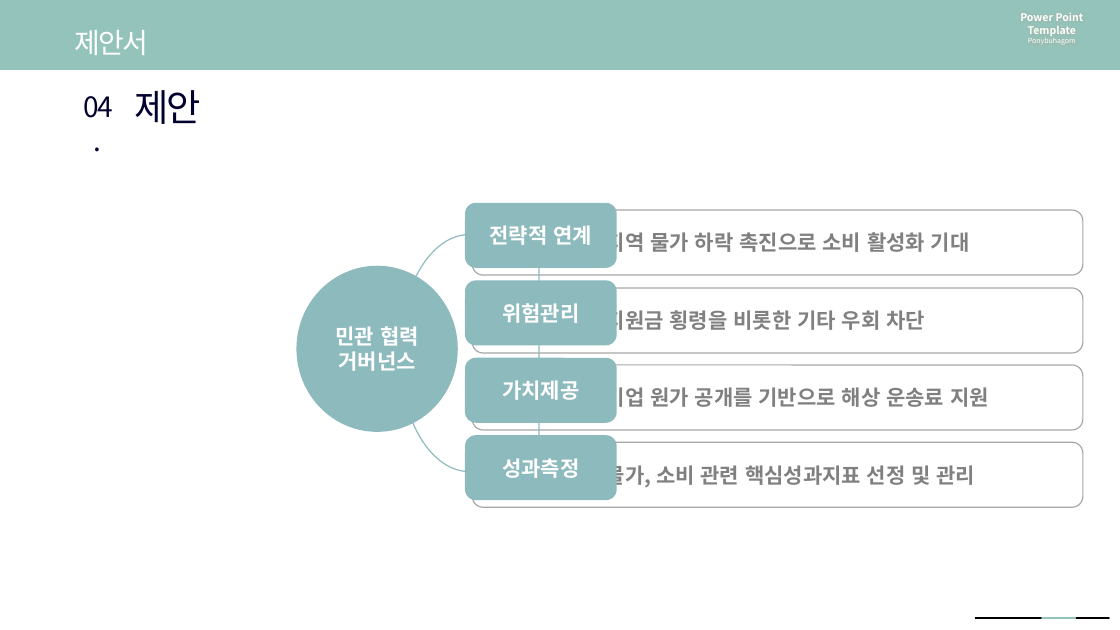
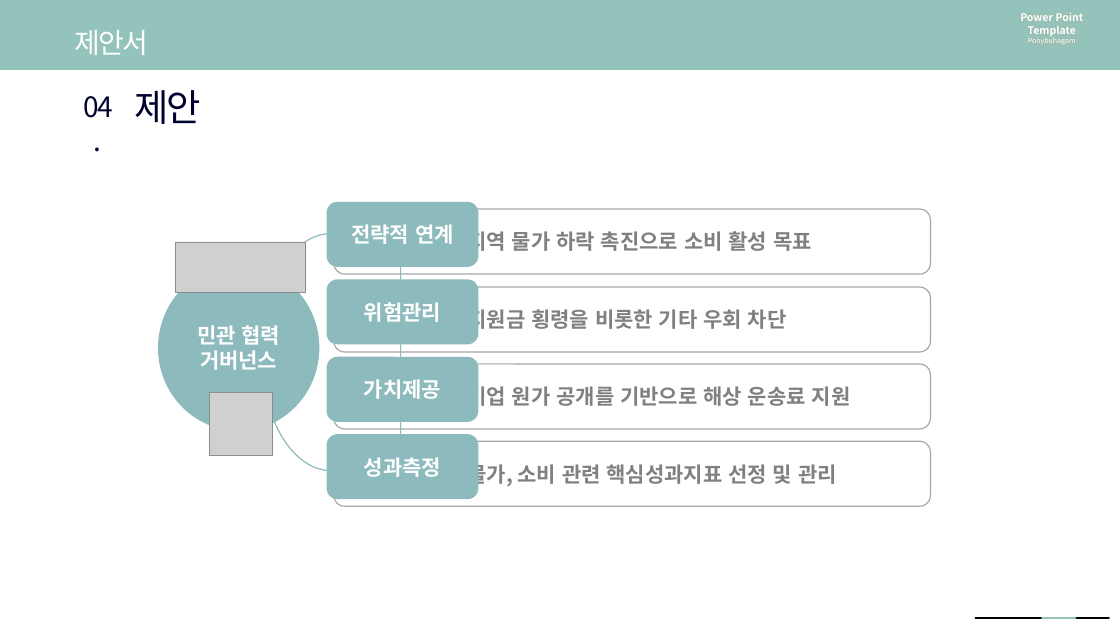
Before and after one commit to so-jeong0127/6-project, a slide deck: slide 3 of 6조_첨가중[신혁].pptx. Drawn at 1120x630 pixels with LibreOffice and Linux fonts; fonts in the diff are those of the drawing; grey boxes stand for pictures. Boxes give left, top, right and bottom in pixels: in the first picture for what was removed or moved away, otherwise in the second. Text is boxed around its words. In the diff, an @@ line names an element or a change of style, - is before the commit and + after.

```diff
--- a/6조_첨가중[신혁].pptx
+++ b/6조_첨가중[신혁].pptx
@@ rounded rectangle "지역 물가 하락 촉진으로 소비 ...": place and size @@
-rounded rectangle "지역 물가 하락 촉진으로 소비 ..." at (472,210,1083,275)
+rounded rectangle "지역 물가 하락 촉진으로 소비 ..." at (334,209,930,274)
@@ 4 rounded rectangles, 1 ellipse, 1 flow chart delay: place and size @@
-4 rounded rectangles, 1 ellipse, 1 flow chart delay at (297,202,618,500)
+4 rounded rectangles, 1 ellipse, 1 flow chart delay at (158,202,479,499)
@@ text in rounded rectangle at (467,229,812,255): text changed @@
-지역 물가 하락 촉진으로 소비 활성화 기대
+지역 물가 하락 촉진으로 소비 활성 목표
@@ picture added at (176,242,306,293) @@
@@ rounded rectangle "지원금 횡령을 비롯한 기타 우회 ...": place and size @@
-rounded rectangle "지원금 횡령을 비롯한 기타 우회 ..." at (472,288,1083,353)
+rounded rectangle "지원금 횡령을 비롯한 기타 우회 ..." at (334,287,930,352)
@@ rounded rectangle "기업 원가 공개를 기반으로 해상 ...": place and size @@
-rounded rectangle "기업 원가 공개를 기반으로 해상 ..." at (472,365,1083,430)
+rounded rectangle "기업 원가 공개를 기반으로 해상 ..." at (334,364,930,429)
@@ picture added at (209,393,272,456) @@
@@ rounded rectangle "물가, 소비 관련 핵심성과지표 선정 ...": place and size @@
-rounded rectangle "물가, 소비 관련 핵심성과지표 선정 ..." at (472,443,1083,507)
+rounded rectangle "물가, 소비 관련 핵심성과지표 선정 ..." at (334,441,930,506)
```
Also in this commit, not shown: 1 other slide changed.
